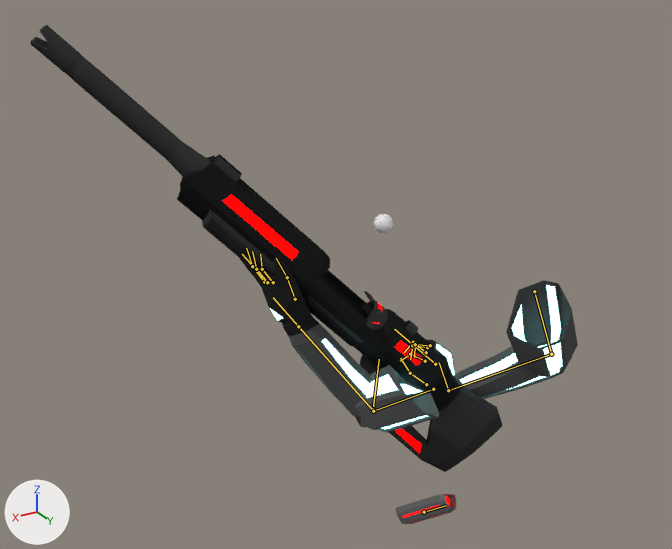
Two versions of the Blender file Assets/weapons/carbine/carbine_arms.blend, one commit apart.
Camera for both pictures: a camera (50 mm lens) standing at (51.0, 60.0, 33.6) and looking at (9.3, -9.6, -1.2). The axes (+X, +Y, +Z) are drawn at lower left. The lights are the same throughout. Both versions are drawn at frame 120 of the action 'gun ArmatureAction'; the numbers are the values there. The bones that bend it are drawn over the model as lines.

The first picture shows 'arms', 'carbine'.
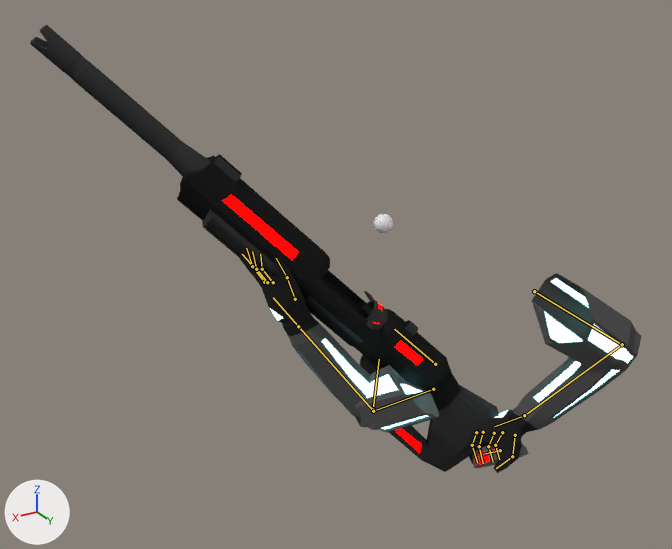
The change in detail:
Bone 'HandIK.R' (bone_handik_r) moves from (-0.61, -3.45, 0.32) to (-2.69, -3.41, 0.96).
Bone 'HandIK.R' (bone_handik_r) turns from (17, 45, 81) to (-37, -16, -26) degrees about its own x, y and z.
Bone 'Index1.R' (bone_index1_r) moves from (0.0, 0.0, 0.0) to (-0.13, -0.03, -0.06).
Bone 'Index1.R' (bone_index1_r) turns from (33, 2, -33) to (32, -11, -16) degrees about its own x, y and z.
Bone 'Index2.R' (bone_index2_r) moves from (0.0, 0.0, 0.0) to (0.41, -0.27, -0.2).
Bone 'Index2.R' (bone_index2_r) turns from (6, 46, 66) to (31, 13, 57) degrees about its own x, y and z.
Bone 'Middle1.R' (bone_middle1_r) moves from (0.06, 0.01, 0.14) to (-0.1, -0.05, 0.06).
Bone 'Middle1.R' (bone_middle1_r) turns from (36, 15, -5) to (30, 17, 0) degrees about its own x, y and z.
Bone 'Middle2.R' (bone_middle2_r) moves from (0.0, 0.0, 0.0) to (-0.38, -0.37, -0.28).
Bone 'Middle2.R' (bone_middle2_r) turns from (48, 15, -60) to (23, 4, -49) degrees about its own x, y and z.
Bone 'Ring1.R' (bone_ring1_r) moves from (0.09, -0.01, 0.27) to (-0.09, -0.06, 0.19).
Bone 'Ring1.R' (bone_ring1_r) turns from (31, 14, -44) to (19, 0, -15) degrees about its own x, y and z.
Bone 'Ring2.R' (bone_ring2_r) moves from (0.01, 0.05, 0.01) to (-0.4, -0.36, -0.22).
Bone 'Ring2.R' (bone_ring2_r) turns from (38, 38, -53) to (12, 16, -50) degrees about its own x, y and z.
Bone 'Pinky1.R' (bone_pinky1_r) moves from (0.23, -0.04, 0.15) to (0.04, -0.09, 0.2).
Bone 'Pinky1.R' (bone_pinky1_r) turns from (-8, 16, -64) to (-2, 16, -20) degrees about its own x, y and z.
Bone 'Pinky2.R' (bone_pinky2_r) moves from (0.0, 0.0, 0.0) to (0.31, -0.36, 0.44).
Bone 'Pinky2.R' (bone_pinky2_r) turns from (-53, 20, 55) to (-37, 0, 42) degrees about its own x, y and z.
Bone 'Thumb1.R' (bone_thumb1_r) moves from (-0.06, -0.18, 0.2) to (-0.03, -0.28, 0.19).
Bone 'Thumb1.R' (bone_thumb1_r) turns from (19, -9, -4) to (25, 4, -24) degrees about its own x, y and z.
Bone 'Thumb2.R' (bone_thumb2_r) turns from (-14, -14, 28) to (-21, -12, 45) degrees about its own x, y and z.
Bone 'mag' (bone_mag) moves from (7.53, -29.8, 26.14) to (-2.59, -32.62, 17.77).
Bone 'mag' (bone_mag) turns from (-143, 32, -21) to (-97, 32, -132) degrees about its own x, y and z.

Where the change shows, as pixel boxes [x1, y1, x2, y2] in the pictures (672 x 549 px):
'carbine', posed (10% shorter)
    before: [30, 25, 503, 524]
    after: [30, 25, 529, 472]
'arms', posed (19% wider, 22% taller)
    before: [240, 256, 578, 433]
    after: [240, 256, 641, 473]
bone 'Index1.R', root to tip
    before: (425, 361) to (410, 354)
    after: (476, 432) to (472, 445)
bone 'Index2.R', root to tip
    before: (410, 354) to (400, 361)
    after: (472, 445) to (477, 463)
bone 'Middle1.R', root to tip
    before: (426, 352) to (413, 342)
    after: (483, 432) to (479, 446)
bone 'Middle2.R', root to tip
    before: (413, 342) to (404, 352)
    after: (479, 446) to (483, 463)
bone 'Ring1.R', root to tip
    before: (427, 347) to (412, 345)
    after: (494, 433) to (488, 446)
bone 'Ring2.R', root to tip
    before: (412, 345) to (410, 359)
    after: (488, 446) to (493, 462)
bone 'Pinky1.R', root to tip
    before: (430, 345) to (415, 344)
    after: (502, 432) to (495, 445)
bone 'Pinky2.R', root to tip
    before: (415, 344) to (414, 357)
    after: (495, 445) to (499, 459)
bone 'Thumb1.R', root to tip
    before: (426, 384) to (410, 373)
    after: (515, 435) to (512, 456)
bone 'Thumb2.R', root to tip
    before: (410, 373) to (400, 358)
    after: (512, 456) to (496, 468)
bone 'mag', root to tip
    before: (424, 512) to (446, 505)
    after: (500, 450) to (483, 454)
